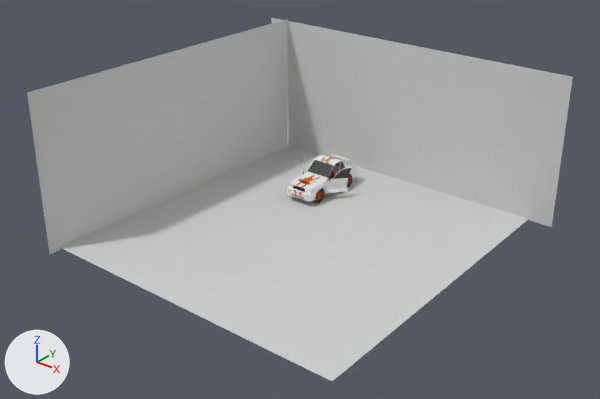
What one commit did to the OBJ model src/meshes/car.obj.
Both versions are drawn from a camera (50 mm lens) standing at (16.18, -20.51, 12.99) and looking at (1.84, -2.58, 1.88). Arrows for +X, +Y and +Z are at lower left; the lights stay in place. Where no turn or scale is listed for an object, it has been applied to the vertices.

Before the edit, the objects in view are built like this:
```python
ob_cube = bpy.data.objects.new('Cube', me_cube)
ob_cube.location = (0.0, 0.0, 0.0)
ob_cube_001_cube_003 = bpy.data.objects.new('Cube.001_Cube.003', me_cube_001_cube_003)
ob_cube_001_cube_003.location = (0.0, 0.0, 0.0)
ob_plane_001 = bpy.data.objects.new('Plane.001', me_plane_001)
ob_plane_001.location = (0.0, 0.0, 0.0)
ob_plane_002 = bpy.data.objects.new('Plane.002', me_plane_002)
ob_plane_002.location = (0.0, 0.0, 0.0)
ob_plane_003 = bpy.data.objects.new('Plane.003', me_plane_003)
ob_plane_003.location = (0.0, 0.0, 0.0)
```
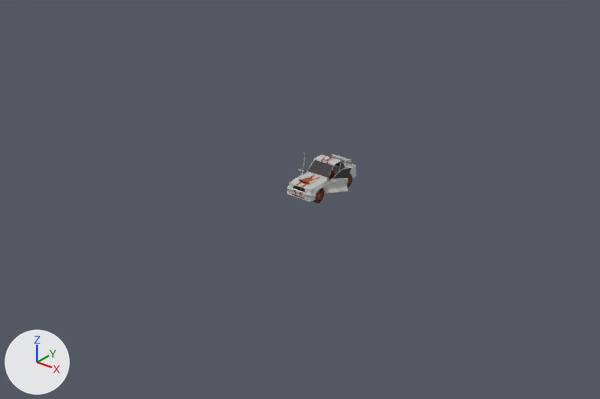
The change, as a diff of the scene's bpy script:
```diff
--- a/src/meshes/car.obj.py
+++ b/src/meshes/car.obj.py
@@ mat_material_037 @@
 mat_material_037 = principled_material('Material.037')
-mat_material_037.base_color = (0.64, 0.00477, 0.0)  # red #d10f00
-mat_material_037.roughness = 0.69
+mat_material_037.base_color = (0.41, 0.00306, 0.0)  # red #ac0a00
+mat_material_037.roughness = 0.7
@@ mat_material_050 @@
 mat_material_050 = principled_material('Material.050')
-mat_material_050.base_color = (0.8, 0.8, 0.8)  # white #e7e7e7
+mat_material_050.base_color = (0.512, 0.512, 0.512)  # grey #bebebe
 mat_material_050.roughness = 0.69
@@ mat_material_025 @@
 mat_material_025 = principled_material('Material.025')
-mat_material_025.base_color = (0.0317, 0.00722, 0.0)  # brown #321400
-mat_material_025.roughness = 0.69
+mat_material_025.base_color = (0.0203, 0.00462, 0.0)  # black #270f00
+mat_material_025.roughness = 0.7
@@ mat_material_026 @@
 mat_material_026 = principled_material('Material.026')
-mat_material_026.base_color = (0.336, 0.0692, 0.0)  # brown #9d4a00
-mat_material_026.roughness = 0.69
+mat_material_026.base_color = (0.215, 0.0443, 0.0)  # brown #803b00
+mat_material_026.roughness = 0.7
@@ mat_material_027 @@
 mat_material_027 = principled_material('Material.027')
-mat_material_027.base_color = (0.0317, 0.0107, 0.0)  # brown #321b00
-mat_material_027.roughness = 0.69
+mat_material_027.base_color = (0.0203, 0.00686, 0.0)  # black #271400
+mat_material_027.roughness = 0.7
@@ mat_material_024 @@
 mat_material_024 = principled_material('Material.024')
-mat_material_024.base_color = (0.186, 0.186, 0.186)  # grey #777777
-mat_material_024.roughness = 0.69
+mat_material_024.base_color = (0.119, 0.119, 0.119)  # dark grey #616161
+mat_material_024.roughness = 0.7
@@ mat_material_028 @@
 mat_material_028 = principled_material('Material.028')
-mat_material_028.base_color = (0.00802, 0.00259, 0.0)  # black #160900
-mat_material_028.roughness = 0.69
+mat_material_028.base_color = (0.00513, 0.00166, 0.0)  # black #100500
+mat_material_028.roughness = 0.7
@@ mat_material_029 @@
 mat_material_029 = principled_material('Material.029')
-mat_material_029.base_color = (0.64, 0.194, 0.0375)  # orange #d17a36
-mat_material_029.roughness = 0.69
+mat_material_029.base_color = (0.41, 0.124, 0.024)  # brown #ac632b
+mat_material_029.roughness = 0.7
@@ mat_material_030 @@
 mat_material_030.base_color = (0.0, 0.0, 0.0)  # black #000000
-mat_material_030.roughness = 0.69
+mat_material_030.roughness = 0.7
@@ ob_plane_001 @@
-ob_plane_001 = bpy.data.objects.new('Plane.001', me_plane_001)
-ob_plane_001.location = (0.0, 0.0, 0.0)
@@ ob_plane_002 @@
-ob_plane_002 = bpy.data.objects.new('Plane.002', me_plane_002)
-ob_plane_002.location = (0.0, 0.0, 0.0)
@@ ob_plane_003 @@
-ob_plane_003 = bpy.data.objects.new('Plane.003', me_plane_003)
-ob_plane_003.location = (0.0, 0.0, 0.0)
```

Where the change shows, as pixel boxes (x1, y1, x2, y2) in the pictures (600 x 399 px):
'Plane.001', deleted: before (60, 145, 528, 381)
'Plane.002', deleted: before (271, 18, 573, 227)
'Plane.003', deleted: before (27, 19, 288, 254)
'Cube', recoloured, surface changed (white to grey): (287, 153, 356, 202) in both
'Cube.001_Cube.003', recoloured, surface changed: (329, 170, 335, 181) in both
